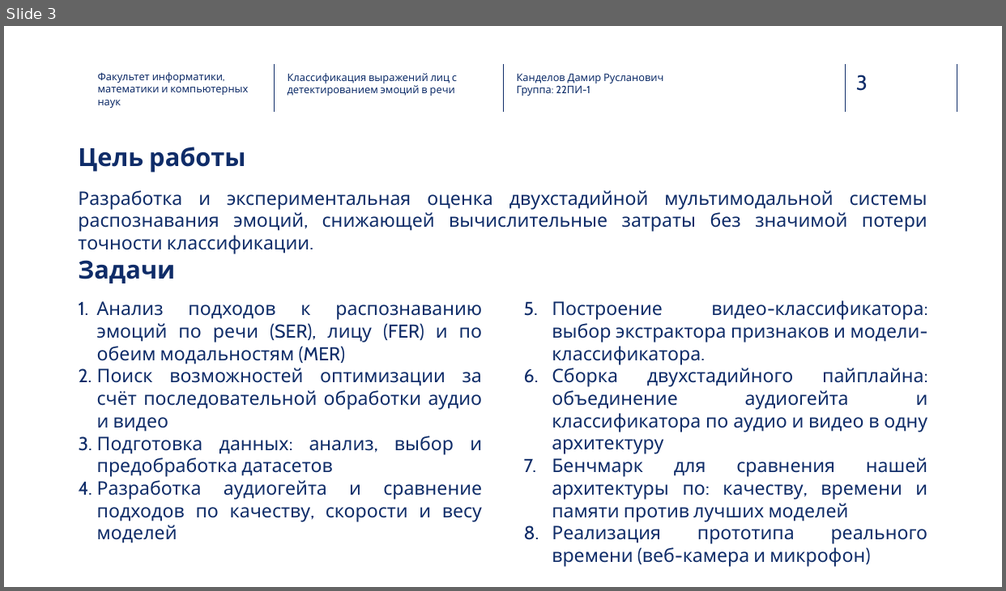
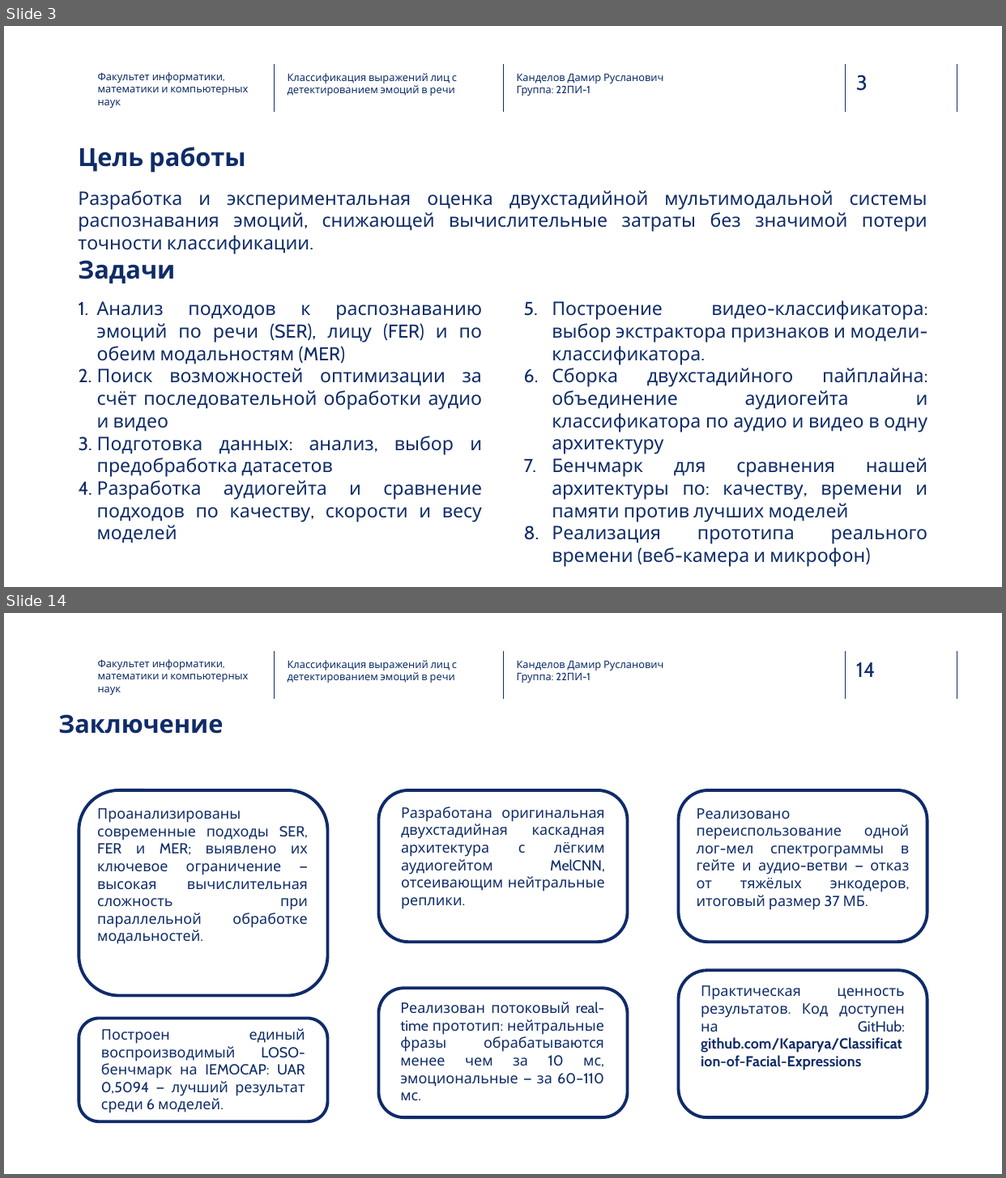
Before and after one commit to Kaparya/Classification-of-Facial-Expressions, a slide deck: Diploma_presentation.pptx. Shown one above the other, each under a label of ours: slide 3 before the commit, slides 3 and 14 after it; the slides between them are not shown. The pictures are 1006x591 and 1006x1178 pixels, drawn with LibreOffice and Linux fonts; fonts in the diff are those of the drawing; background and template pictures are left out. Boxes give left, top, right and bottom in pixels: in the first picture for what was removed or moved away, otherwise in the second. Text is boxed around its words. In the diff, an @@ line names an element or a change of style, - is before the commit and + after.

```diff
--- a/Diploma_presentation.pptx
+++ b/Diploma_presentation.pptx
@@ slide 14 added at bbox=[4, 613, 1002, 1174], background picture (left out); not listed: 5 template elements that a slide beside it also shows @@
@@ text added at bbox=[98, 659, 248, 695], 10 pt, text #0F2C68 @@
+Факультет информатики, математики и компьютерных наук
@@ text added at bbox=[288, 660, 457, 683], 10 pt, text #0E2D69 @@
+Классификация выражений лиц с детектированием эмоций в речи
@@ text added at bbox=[517, 660, 663, 683], 10 pt, text #0E2D69 @@
+Канделов Дамир Русланович
+Группа: 22ПИ-1
@@ text added at bbox=[58, 714, 223, 734], 24 pt, text #0F2C68, bold @@
+Заключение
@@ rounded rectangle added at bbox=[79, 790, 327, 995], outline #0F2B69 3 pt @@
@@ rounded rectangle added at bbox=[378, 790, 627, 943], outline #0F2B69 3 pt @@
@@ text added at bbox=[401, 807, 605, 909], 14 pt, text #0F2C68 @@
+Разработана оригинальная двухстадийная каскадная архитектура с лёгким аудиогейтом MelCNN, отсеивающим нейтральные реплики.
@@ rounded rectangle added at bbox=[679, 790, 927, 943], outline #0F2B69 3 pt @@
@@ text added at bbox=[97, 808, 308, 944], 14 pt, text #0F2C68 @@
+Проанализированы современные подходы SER, FER и MER; выявлено их ключевое ограничение — высокая вычислительная сложность при параллельной обработке модальностей.
@@ text added at bbox=[697, 808, 909, 907], 14 pt, text #0F2C68 @@
+Реализовано переиспользование одной лог-мел спектрограммы в гейте и аудио-ветви — отказ от тяжёлых энкодеров, итоговый размер 37 МБ.
@@ rounded rectangle added at bbox=[679, 971, 927, 1118], outline #0F2B69 3 pt @@
@@ rounded rectangle added at bbox=[378, 988, 627, 1118], outline #0F2B69 3 pt @@
@@ text added at bbox=[701, 986, 905, 1071], 14 pt, text #0F2C68, bold @@
+Практическая ценность результатов. Код доступен на GitHub: github.com/Kaparya/Classification-of-Facial-Expressions
@@ rounded rectangle added at bbox=[79, 1019, 327, 1122], outline #0F2B69 3 pt @@
@@ text added at bbox=[400, 1002, 604, 1101], 14 pt, text #0F2C68 @@
+Реализован потоковый real-time прототип: нейтральные фразы обрабатываются менее чем за 10 мс, эмоциональные — за 60–110 мс.
@@ text added at bbox=[101, 1029, 305, 1114], 14 pt, text #0F2C68 @@
+Построен единый воспроизводимый LOSO-бенчмарк на IEMOCAP: UAR 0,5094 — лучший результат среди 6 моделей.
```
Also in this commit, not shown: 6 slides changed, 5 other slides added, 9 slides removed, 1 other file.
